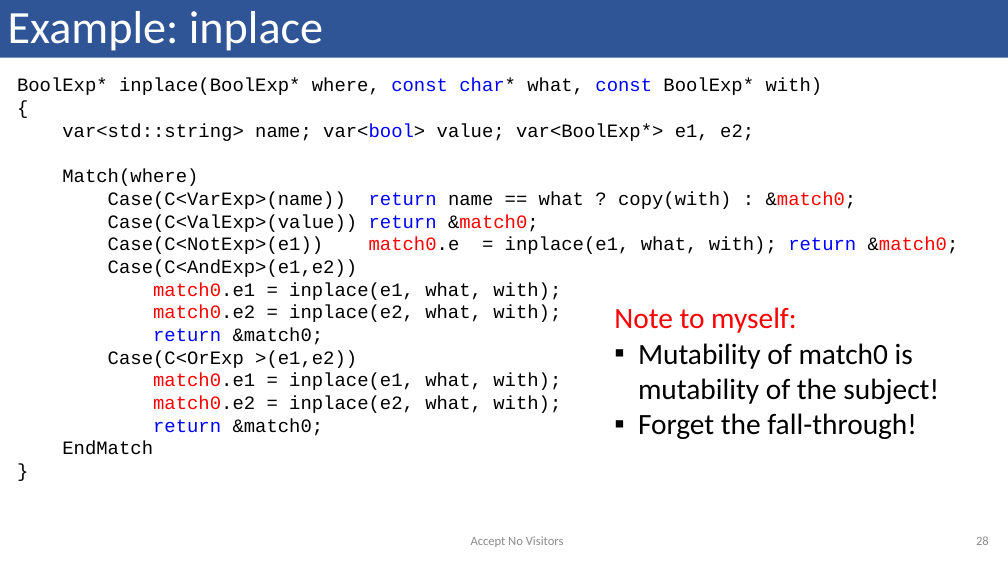
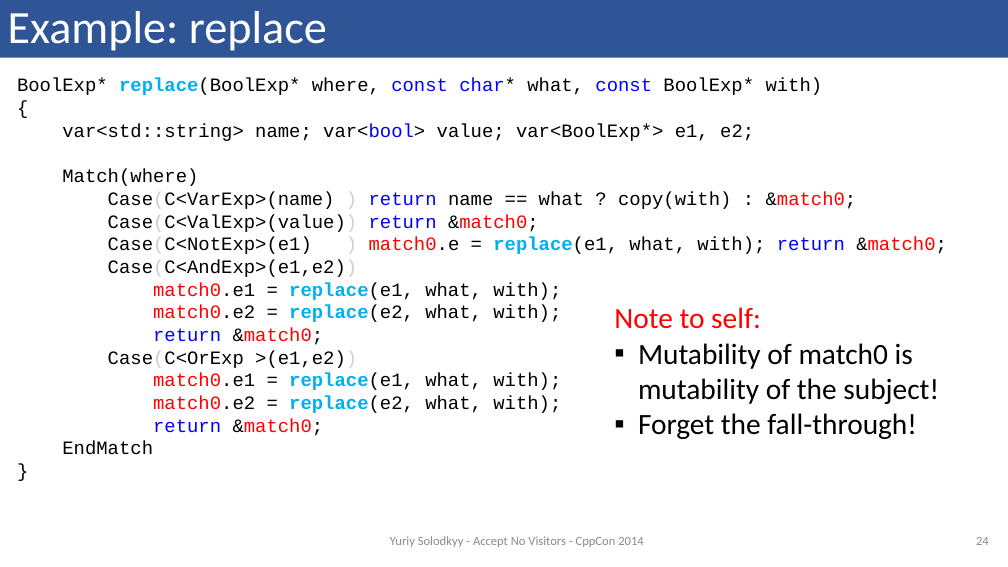
Before and after one commit to solodon4/Mach7, a slide deck: slide 24 of media/presentations/2014-09-12 CppCon.pptx (slide 28 before the commit). Drawn at 1008x567 pixels with LibreOffice and Linux fonts; fonts in the diff are those of the drawing. Boxes give left, top, right and bottom in pixels: in the first picture for what was removed or moved away, otherwise in the second. Text is boxed around its words. In the diff, an @@ line names an element or a change of style, - is before the commit and + after.

```diff
--- a/media/presentations/2014-09-12 CppCon.pptx
+++ b/media/presentations/2014-09-12 CppCon.pptx
@@ title at (x1=8, y1=11, x2=327, y2=51): text changed @@
-Example: inplace
+Example: replace
@@ text at (x1=17, y1=78, x2=823, y2=95): text changed @@
-BoolExp* inplace(BoolExp* where, const char* what, const BoolExp* with)
+BoolExp* replace(BoolExp* where, const char* what, const BoolExp* with)
@@ text at (x1=108, y1=192, x2=857, y2=209): spaces changed @@
-Case(C<VarExp>(name)) return name == what ? copy(with) : &match0;
+Case(C<VarExp>(name) ) return name == what ? copy(with) : &match0;
@@ text at (x1=108, y1=237, x2=947, y2=254): text changed @@
-Case(C<NotExp>(e1)) match0.e = inplace(e1, what, with); return &match0;
+Case(C<NotExp>(e1) ) match0.e = replace(e1, what, with); return &match0;
@@ text at (x1=108, y1=214, x2=539, y2=436): text colour #000000 to #D0CECE in "Case(C<ValExp>(value))", "Case(C<AndExp>(e1,e2))", "Case(C<OrExp >(e1,e2))"; text colour #000000 to #FF0000 in "&match0;", "&match0;" @@
@@ text at (x1=153, y1=282, x2=561, y2=322): text changed @@
-match0.e1 = inplace(e1, what, with);
-match0.e2 = inplace(e2, what, with);
+match0.e1 = replace(e1, what, with);
+match0.e2 = replace(e2, what, with);
@@ text at (x1=614, y1=307, x2=761, y2=329): text changed @@
-Note to myself:
+Note to self:
@@ text at (x1=153, y1=373, x2=561, y2=413): text changed @@
-match0.e1 = inplace(e1, what, with);
-match0.e2 = inplace(e2, what, with);
+match0.e1 = replace(e1, what, with);
+match0.e2 = replace(e2, what, with);
@@ text at (x1=390, y1=536, x2=643, y2=547): text changed @@
-Accept No Visitors
+Yuriy Solodkyy - Accept No Visitors - CppCon 2014
@@ page number at (x1=976, y1=537, x2=989, y2=545): text changed @@
-28
+24
```
Also in this commit, not shown: 35 other slides changed, 6 slides added.
